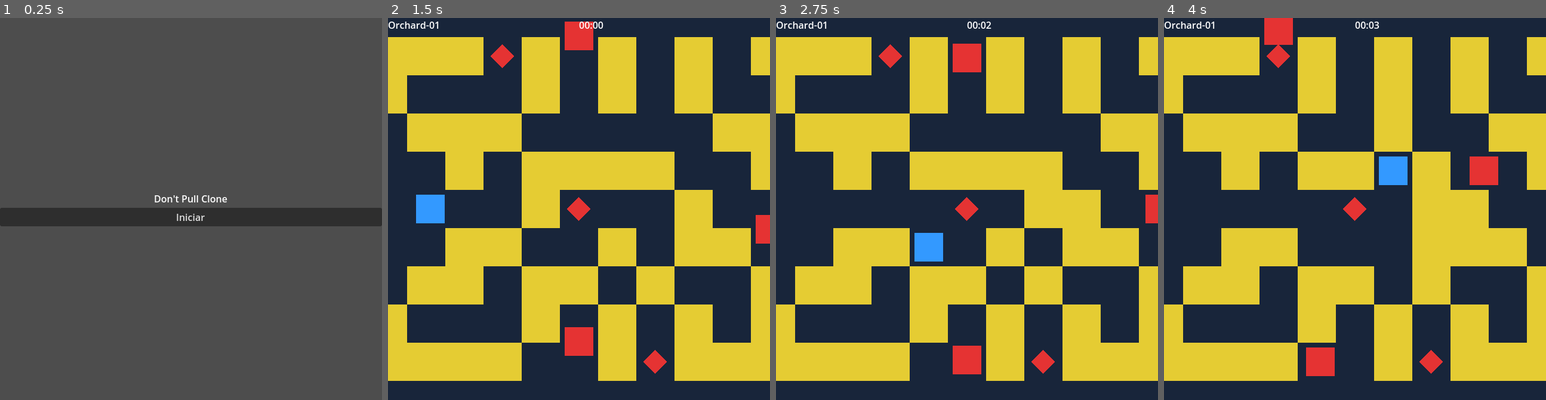
Above: before the commit, frames 1-4 (left to right).
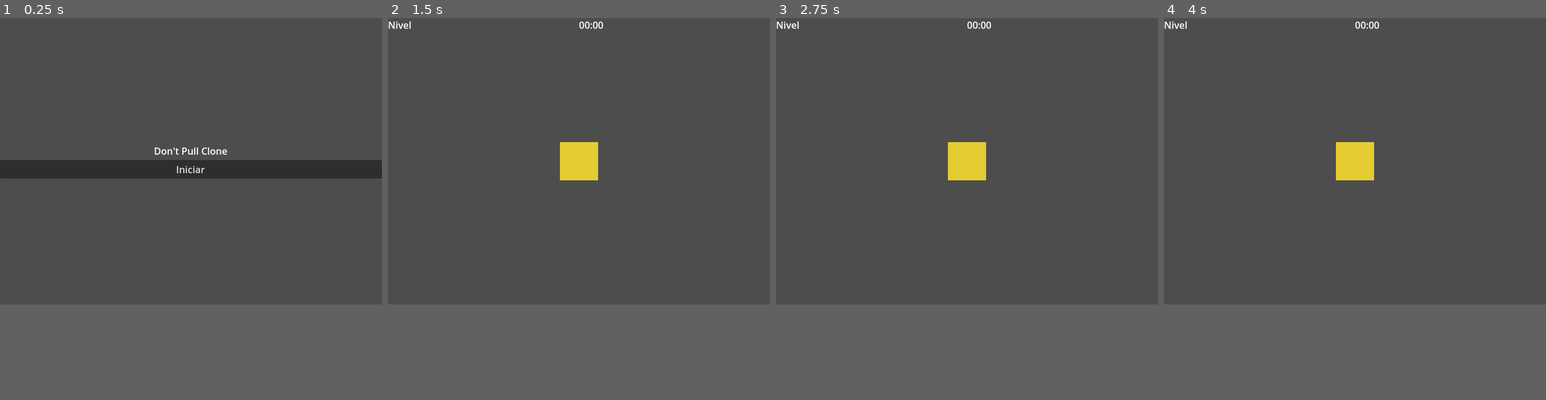
Above: after the commit, the same moments.

Repository: Luizzavala/godot-dontpull
Game: Godot game, scene res://scenes/core/MainMenu.tscn
Two runs of this game, one before a commit and one after it. Both use one fixed random seed, a clock stepped at 60 frames per second and the inputs below.
Inputs:
- Up to frame 1 (0.25 s): no input
- Up to frame 2 (1.5 s): click "Iniciar" at 0.5 s; hold Right (ui_right) from 1.28 s (still down)
- Up to frame 3 (2.75 s): release Right (ui_right) at 2.03 s; hold Down (ui_down) from 2.03 s (still down)
- Up to frame 4 (4 s): release Down (ui_down) at 2.78 s; hold Right (ui_right) 2.78-3.53 s; hold Up (ui_up) from 3.53 s (still down)
In our replay, the window is 640x640 before the commit and 640x480 after it. These sizes can differ from the game's own. Grey fills any space a smaller window leaves; there, only what the larger window draws over its background counts as a difference.

The runs differ from the first frame. In frame 1, 10% of the frame differs, in the area x 0-100%, y 33-55%; in frame 2, 86%, in the area x 0-100%, y 0-95%; in frame 3, 86%; in frame 4, 86%.
Error after the commit: Parse Error: Cannot infer the type of "zoom_value" variable because the value doesn't have a set type. (res://scripts/utils/helpers.gd:83)

Commit message:
Adjust viewport scaling and add camera centering tests

Diff:
--- a/project.godot
+++ b/project.godot
@@ -21,7 +21,7 @@
 [display]
 
 window/size/viewport_width=640
-window/size/viewport_height=640
+window/size/viewport_height=480
 window/stretch/mode="2d"
 window/stretch/aspect="keep"
 
--- a/scripts/core/Level.gd
+++ b/scripts/core/Level.gd
@@ -76,6 +76,7 @@
         playable_area_rect.size = grid_pixel_size
     if is_instance_valid(camera):
         camera.position = offset + grid_pixel_size * 0.5
+        camera.zoom = GameHelpers.calculate_zoom_to_fit(_current_grid_size, viewport_size)
         camera.limit_left = int(offset.x)
         camera.limit_top = int(offset.y)
         camera.limit_right = int(offset.x + grid_pixel_size.x)
@@ -154,3 +155,7 @@
 
 func get_level_name() -> String:
     return _level_name
+
+
+func get_grid_size() -> Vector2i:
+    return _current_grid_size
--- a/scripts/utils/constants.gd
+++ b/scripts/utils/constants.gd
@@ -2,6 +2,8 @@
 const TILE_SIZE := 64.0
 const GRID_WIDTH := 5
 const GRID_HEIGHT := 5
+const BASE_RESOLUTION := Vector2i(640, 480)
+const TARGET_ASPECT_RATIO := Vector2(4.0, 3.0)
 const PLAYER_START := Vector2i(1, 2)
 const BLOCK_START := Vector2i(2, 2)
 const ENEMY_START := Vector2i(3, 2)
--- a/scripts/utils/helpers.gd
+++ b/scripts/utils/helpers.gd
@@ -68,6 +68,22 @@
     return _map_offset
 
 
+static func calculate_zoom_to_fit(grid_size: Vector2i, viewport_size: Vector2) -> Vector2:
+    """Calcula el zoom uniforme necesario para que el grid completo sea visible."""
+    var grid_pixel_size: Vector2 = Vector2(grid_size) * Consts.TILE_SIZE
+    if grid_pixel_size.x <= 0.0 or grid_pixel_size.y <= 0.0:
+        return Vector2.ONE
+    if viewport_size.x <= 0.0 or viewport_size.y <= 0.0:
+        return Vector2.ONE
+    var width_scale := viewport_size.x / grid_pixel_size.x
+    var height_scale := viewport_size.y / grid_pixel_size.y
+    var uniform_scale := min(width_scale, height_scale)
+    if uniform_scale <= 0.0:
+        return Vector2.ONE
+    var zoom_value := 1.0 / uniform_scale
+    return Vector2(zoom_value, zoom_value)
+
+
 static func calculate_center_offset(grid_size: Vector2i, viewport_size: Vector2) -> Vector2:
     """Calcula el offset necesario para centrar el mapa dentro del viewport."""
     var grid_pixel_size: Vector2 = Vector2(grid_size) * Consts.TILE_SIZE
--- a/tests/integration/sandbox_resolution.gd
+++ b/tests/integration/sandbox_resolution.gd
@@ -4,9 +4,9 @@
 const LevelScene: PackedScene = preload("res://scenes/core/Level.tscn")
 
 @export var resolutions: Array[Vector2i] = [
-    Vector2i(640, 640),
+    Vector2i(640, 480),
     Vector2i(960, 720),
-    Vector2i(1280, 720),
+    Vector2i(1280, 960),
 ]
 
 var _resolution_index := 0
--- /dev/null
+++ b/tests/integration/sandbox_scaling.gd
@@ -0,0 +1,78 @@
+## SandboxScaling permite validar visualmente el escalado y centrado del área jugable.
+extends Node2D
+
+const LevelScene: PackedScene = preload("res://scenes/core/Level.tscn")
+const Consts = preload("res://scripts/utils/constants.gd")
+
+@export var level_files: Array[String] = [
+    "level_01.json",
+    "level_02.json",
+    "level_03.json",
+]
+
+@export var resolutions: Array[Vector2i] = [
+    Consts.BASE_RESOLUTION,
+    Vector2i(960, 720),
+    Vector2i(1280, 960),
+]
+
+var _level_index := 0
+var _resolution_index := 0
+var _level: Level
+var _last_info := ""
+
+@onready var info_label: Label = %InfoLabel
+
+func _ready() -> void:
+    set_process(true)
+    _load_current_level()
+    _apply_resolution(resolutions[_resolution_index])
+    _update_info_label()
+
+func _process(_delta: float) -> void:
+    _update_info_label()
+
+func _unhandled_input(event: InputEvent) -> void:
+    if event.is_action_pressed("ui_right"):
+        _resolution_index = (_resolution_index + 1) % resolutions.size()
+        _apply_resolution(resolutions[_resolution_index])
+    elif event.is_action_pressed("ui_left"):
+        _resolution_index = (_resolution_index - 1 + resolutions.size()) % resolutions.size()
+        _apply_resolution(resolutions[_resolution_index])
+    elif event.is_action_pressed("ui_down"):
+        _level_index = (_level_index - 1 + level_files.size()) % level_files.size()
+        _load_current_level()
+    elif event.is_action_pressed("ui_up"):
+        _level_index = (_level_index + 1) % level_files.size()
+        _load_current_level()
+
+func _load_current_level() -> void:
+    if is_instance_valid(_level):
+        _level.queue_free()
+    _level = LevelScene.instantiate()
+    _level.level_file = Consts.LEVELS_DIR + level_files[_level_index]
+    add_child(_level)
+
+func _apply_resolution(size: Vector2i) -> void:
+    get_viewport().size = size
+
+func _update_info_label() -> void:
+    if not is_instance_valid(_level):
+        return
+    var viewport_size: Vector2 = _level.get_viewport_rect().size
+    var camera: Camera2D = _level.get_node_or_null("%Camera2D")
+    if camera == null:
+        return
+    var grid_size: Vector2i = _level.get_grid_size()
+    var info := "Nivel: %s (%dx%d) | Resolución: %dx%d | Zoom: %.2f" % [
+        _level.get_level_name(),
+        grid_size.x,
+        grid_size.y,
+        int(viewport_size.x),
+        int(viewport_size.y),
+        camera.zoom.x,
+    ]
+    if info == _last_info:
+        return
+    _last_info = info
+    info_label.text = info + "\nFlechas: Izq/Der resolución, Arriba/Abajo nivel"
--- /dev/null
+++ b/tests/integration/sandbox_scaling.tscn
@@ -0,0 +1,16 @@
+[gd_scene load_steps=2 format=3]
+
+[ext_resource type="Script" path="res://tests/integration/sandbox_scaling.gd" id="1"]
+
+[node name="SandboxScaling" type="Node2D"]
+script = ExtResource("1")
+
+[node name="UI" type="CanvasLayer" parent="."]
+layer = 1
+
+[node name="InfoLabel" type="Label" parent="UI"]
+unique_name_in_owner = true
+anchors_preset = 0
+offset_left = 16.0
+offset_top = 16.0
+text = "Nivel: - | Resolución: 0x0 | Zoom: 0.00\nFlechas: Izq/Der resolución, Arriba/Abajo nivel"
--- /dev/null
+++ b/tests/unit/test_aspect_ratio.gd
@@ -0,0 +1,46 @@
+## TestAspectRatio valida la configuración de resolución y el escalado uniforme del nivel.
+extends Node
+
+const Consts = preload("res://scripts/utils/constants.gd")
+const GameHelpers = preload("res://scripts/utils/helpers.gd")
+
+func run_tests() -> Array:
+    return [
+        _test_project_settings_match_constants(),
+        _test_zoom_respects_viewport_limits(),
+    ]
+
+func _test_project_settings_match_constants() -> Dictionary:
+    var base_resolution: Vector2i = Consts.BASE_RESOLUTION
+    var width := int(ProjectSettings.get_setting("display/window/size/viewport_width", 0))
+    var height := int(ProjectSettings.get_setting("display/window/size/viewport_height", 0))
+    var aspect_setting := String(ProjectSettings.get_setting("display/window/stretch/aspect", ""))
+    var mode_setting := String(ProjectSettings.get_setting("display/window/stretch/mode", ""))
+    var target_ratio := Consts.TARGET_ASPECT_RATIO.x / Consts.TARGET_ASPECT_RATIO.y if Consts.TARGET_ASPECT_RATIO.y != 0.0 else 1.0
+    var base_ratio := float(base_resolution.x) / float(base_resolution.y) if base_resolution.y != 0 else 1.0
+    var passed := width == base_resolution.x
+        and height == base_resolution.y
+        and is_equal_approx(base_ratio, target_ratio)
+        and aspect_setting == "keep"
+        and mode_setting == "2d"
+    return {
+        "name": "La resolución base y el aspecto coinciden con las constantes del proyecto",
+        "passed": passed,
+    }
+
+func _test_zoom_respects_viewport_limits() -> Dictionary:
+    var grid_size := Vector2i(13, 11)
+    var base_resolution := Consts.BASE_RESOLUTION
+    var viewport_size := Vector2(base_resolution.x, base_resolution.y) * 2.0
+    var zoom := GameHelpers.calculate_zoom_to_fit(grid_size, viewport_size)
+    var uniform := is_equal_approx(zoom.x, zoom.y)
+    var zoom_value := zoom.x if zoom.x != 0.0 else 1.0
+    var scale := 1.0 / zoom_value
+    var grid_pixel_size := Vector2(grid_size) * Consts.TILE_SIZE
+    var scaled_size := grid_pixel_size * scale
+    var fits_width := scaled_size.x <= viewport_size.x + 0.5
+    var fits_height := scaled_size.y <= viewport_size.y + 0.5
+    return {
+        "name": "El cálculo de zoom es uniforme y mantiene el nivel dentro del viewport",
+        "passed": uniform and fits_width and fits_height,
+    }
--- /dev/null
+++ b/tests/unit/test_camera_center.gd
@@ -0,0 +1,67 @@
+## TestCameraCenter verifica que la cámara se mantenga centrada tras cambios de viewport.
+extends Node
+
+const LevelScene: PackedScene = preload("res://scenes/core/Level.tscn")
+const Consts = preload("res://scripts/utils/constants.gd")
+const GameHelpers = preload("res://scripts/utils/helpers.gd")
+
+func run_tests() -> Array:
+    return [
+        await _test_camera_repositions_on_resize(),
+        await _test_camera_zoom_matches_helper(),
+    ]
+
+func _test_camera_repositions_on_resize() -> Dictionary:
+    var previous_bounds: Rect2i = GameHelpers.get_map_bounds()
+    var previous_offset: Vector2 = GameHelpers.get_map_offset()
+    var level: Level = LevelScene.instantiate()
+    add_child(level)
+    await get_tree().process_frame
+    var viewport: Viewport = level.get_viewport()
+    var original_size: Vector2i = viewport.size
+    viewport.size = Vector2i(960, 720)
+    await get_tree().process_frame
+    await get_tree().process_frame
+    var bounds: Rect2i = GameHelpers.get_map_bounds()
+    var grid_pixel_size: Vector2 = Vector2(bounds.size) * Consts.TILE_SIZE
+    var offset: Vector2 = GameHelpers.get_map_offset()
+    var camera: Camera2D = level.get_node("%Camera2D")
+    var expected_position: Vector2 = offset + grid_pixel_size * 0.5
+    var passed := camera.position.is_equal_approx(expected_position)
+    viewport.size = original_size
+    await get_tree().process_frame
+    level.queue_free()
+    await get_tree().process_frame
+    GameHelpers.set_map_bounds(previous_bounds)
+    GameHelpers.set_map_offset(previous_offset)
+    return {
+        "name": "La cámara permanece centrada tras redimensionar el viewport",
+        "passed": passed,
+    }
+
+func _test_camera_zoom_matches_helper() -> Dictionary:
+    var previous_bounds: Rect2i = GameHelpers.get_map_bounds()
+    var previous_offset: Vector2 = GameHelpers.get_map_offset()
+    var level: Level = LevelScene.instantiate()
+    add_child(level)
+    await get_tree().process_frame
+    var viewport: Viewport = level.get_viewport()
+    var original_size: Vector2i = viewport.size
+    viewport.size = Vector2i(1280, 960)
+    await get_tree().process_frame
+    await get_tree().process_frame
+    var bounds: Rect2i = GameHelpers.get_map_bounds()
+    var viewport_size: Vector2 = level.get_viewport_rect().size
+    var expected_zoom: Vector2 = GameHelpers.calculate_zoom_to_fit(bounds.size, viewport_size)
+    var camera: Camera2D = level.get_node("%Camera2D")
+    var passed := camera.zoom.is_equal_approx(expected_zoom)
+    viewport.size = original_size
+    await get_tree().process_frame
+    level.queue_free()
+    await get_tree().process_frame
+    GameHelpers.set_map_bounds(previous_bounds)
+    GameHelpers.set_map_offset(previous_offset)
+    return {
+        "name": "El zoom de la cámara coincide con el cálculo de GameHelpers",
+        "passed": passed,
+    }
Not shown, changed: README.md
